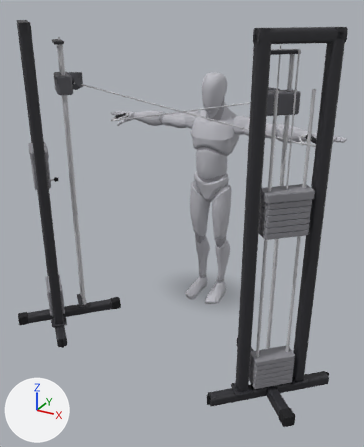
What one commit did to the glTF model app/src/main/assets/mannequins/reverse_cable_crossover.glb.
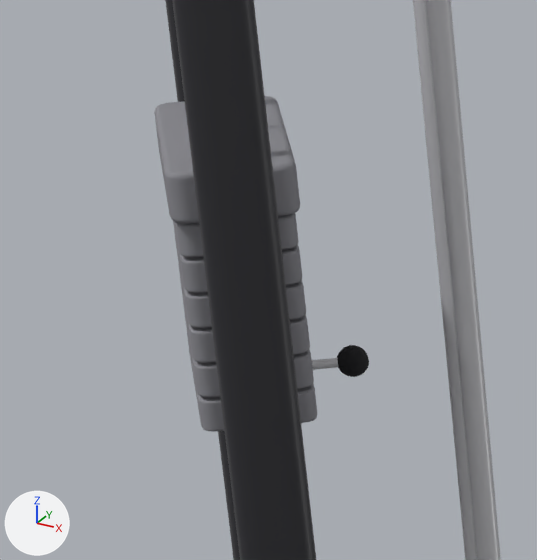
The first picture shows the older version from a 50 mm camera at (1.62, -3.43, 2.29) aimed at (0.02, -0.53, 0.85). The close-ups show the older and then the newer version on the part from 2% to 23% of the width and 29% to 46% of the height of that picture. Only the edits that show in the close-ups are written down. The lights are fixed; the arrows at lower left show +X, +Y and +Z.

The first close-up shows 'cable_column_r_0', 'cable_column_r_11', 'cable_column_r_12', 'cable_column_r_2', 'cable_column_r_23', 'cable_column_r_24', 'cable_column_r_25', 'cable_column_r_26', 'cable_column_r_27', 'cable_column_r_28', 'cable_column_r_29', 'cable_column_r_31', 'cable_column_r_32'.
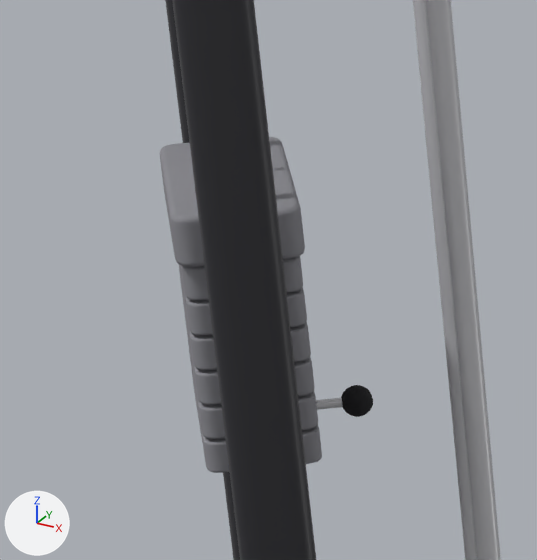
What changed in the scene script:
```text
Change ob_cable_column_r_23:
    ob_cable_column_r_23.location: (0.0, 0.16, 1.138) -> (0.0, 0.16, 1.096)
Change ob_cable_column_r_24:
    ob_cable_column_r_24.location: (0.0, 0.16, 1.173) -> (0.0, 0.16, 1.131)
Change ob_cable_column_r_29:
    ob_cable_column_r_29.location: (0.0, 0.16, 1.357) -> (0.0, 0.16, 1.315)
Change ob_cable_column_r_31:
    ob_cable_column_r_31.location: (0.0, 0.125, 1.138) -> (0.0, 0.125, 1.096)
Change ob_cable_column_r_32:
    ob_cable_column_r_32.location: (0.0, 0.06, 1.138) -> (0.0, 0.06, 1.096)
```

Changed parts and their boxes [x1, y1, x2, y2] in the close-ups (537 x 560 px):
'cable_column_r_29', moved
    before: [154, 96, 300, 224]
    after: [160, 137, 305, 267]
'cable_column_r_24', moved
    before: [183, 301, 314, 397]
    after: [187, 336, 318, 439]
'cable_column_r_23', moved
    before: [187, 333, 317, 432]
    after: [192, 374, 322, 473]
'cable_column_r_32', moved
    before: [337, 345, 369, 377]
    after: [341, 385, 373, 417]
'cable_column_r_31', moved (mostly hidden)
    before: [312, 358, 338, 370]
    after: [316, 398, 343, 410]
